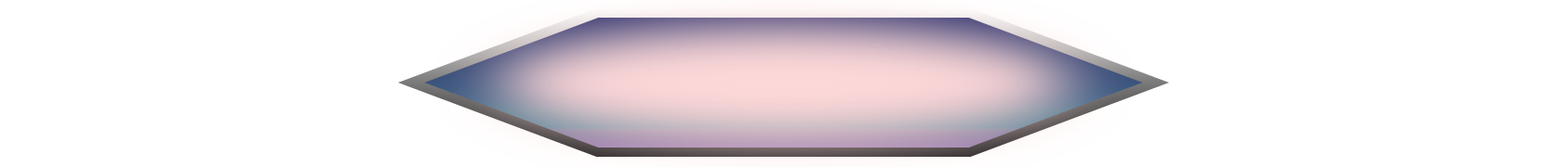
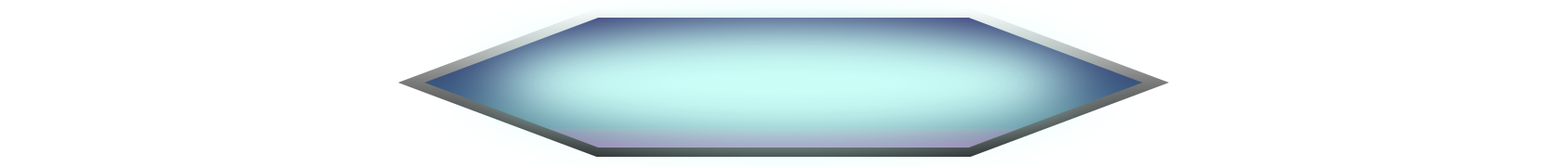
Comparing the layer stacks of the two 1568 x 167 images. Changes:
hid "bad" over [438, 0, 1131, 167]
showed "picked" over [438, 0, 1131, 167]
painted on "D" over [438, 8, 1131, 157]
